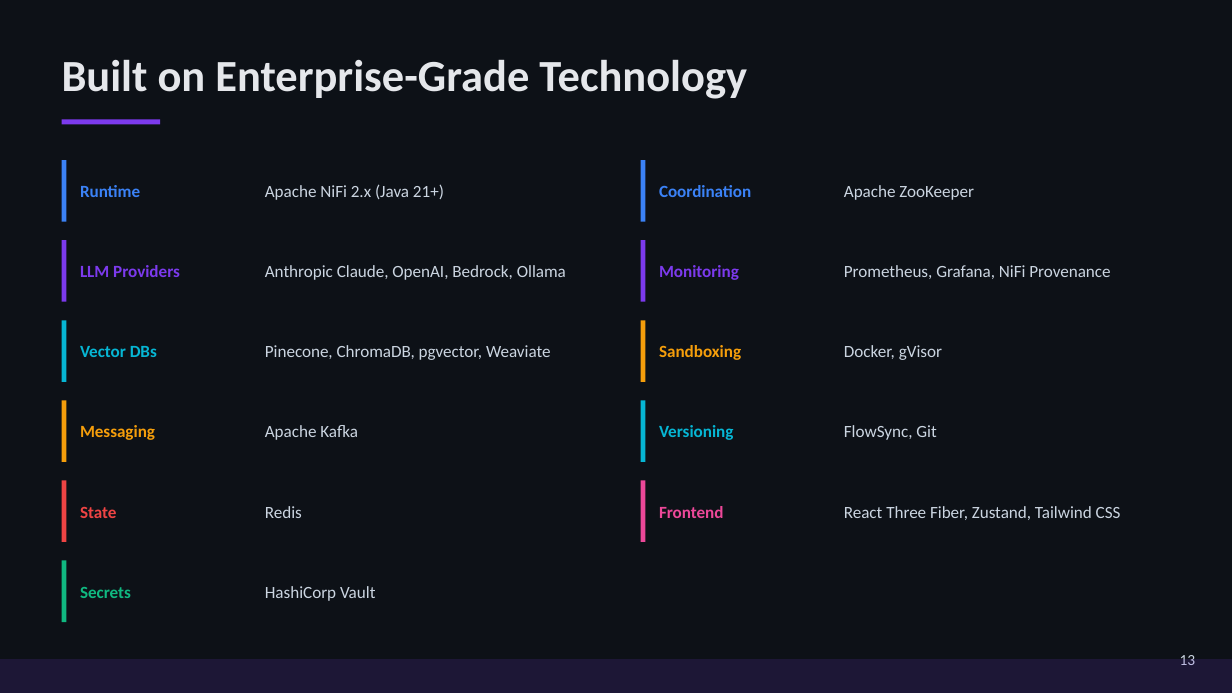
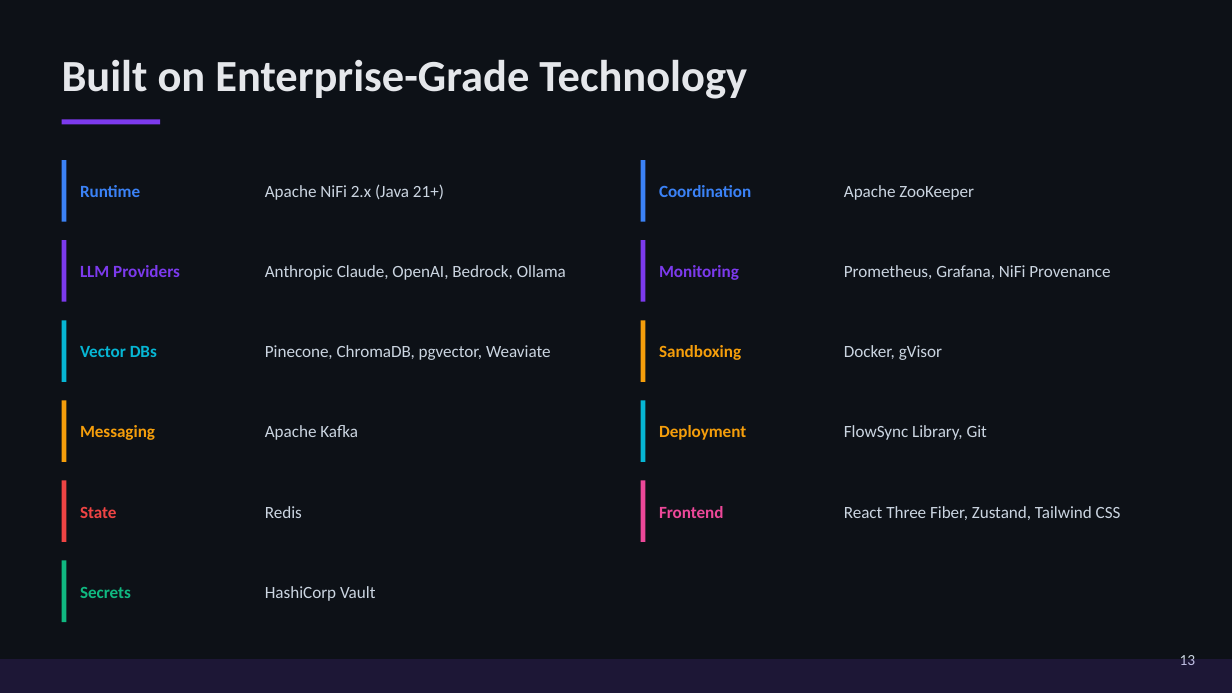
Before and after one commit to bjkolly/agentflow-nifi, a slide deck: slide 15 of docs/agentflow-executive-deck.pptx (slide 13 before the commit). Drawn at 1232x693 pixels with LibreOffice and Linux fonts; fonts in the diff are those of the drawing. Boxes give left, top, right and bottom in pixels: in the first picture for what was removed or moved away, otherwise in the second. Text is boxed around its words. In the diff, an @@ line names an element or a change of style, - is before the commit and + after.

```diff
--- a/docs/agentflow-executive-deck.pptx
+++ b/docs/agentflow-executive-deck.pptx
@@ text at [659, 425, 746, 440]: text changed; text colour #06B6D4 to #F59E0B @@
-Versioning
+Deployment
@@ text at [844, 425, 987, 440]: text changed @@
-FlowSync, Git
+FlowSync Library, Git
```
Also in this commit, not shown: 4 other slides changed, 2 slides added, 14 other files.
